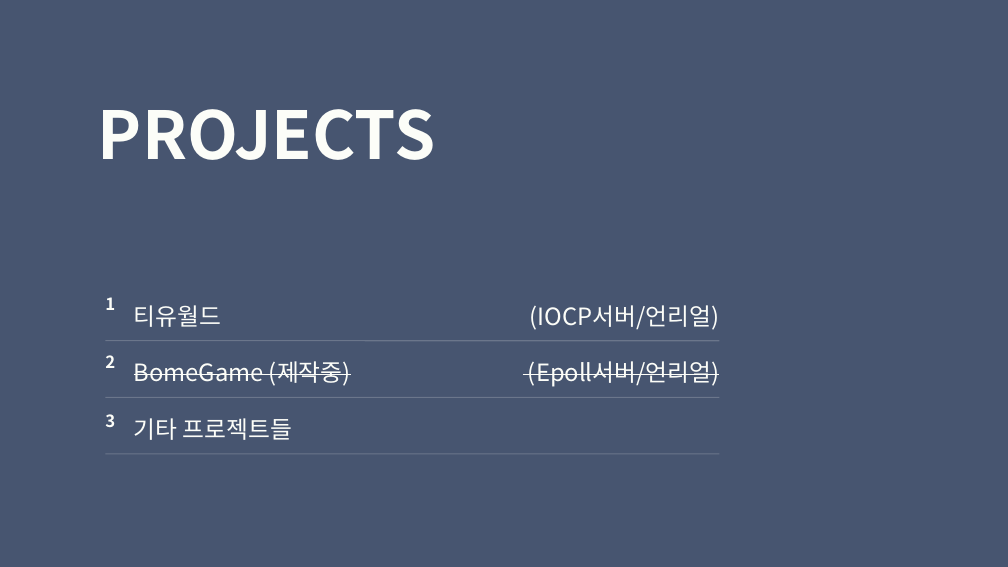
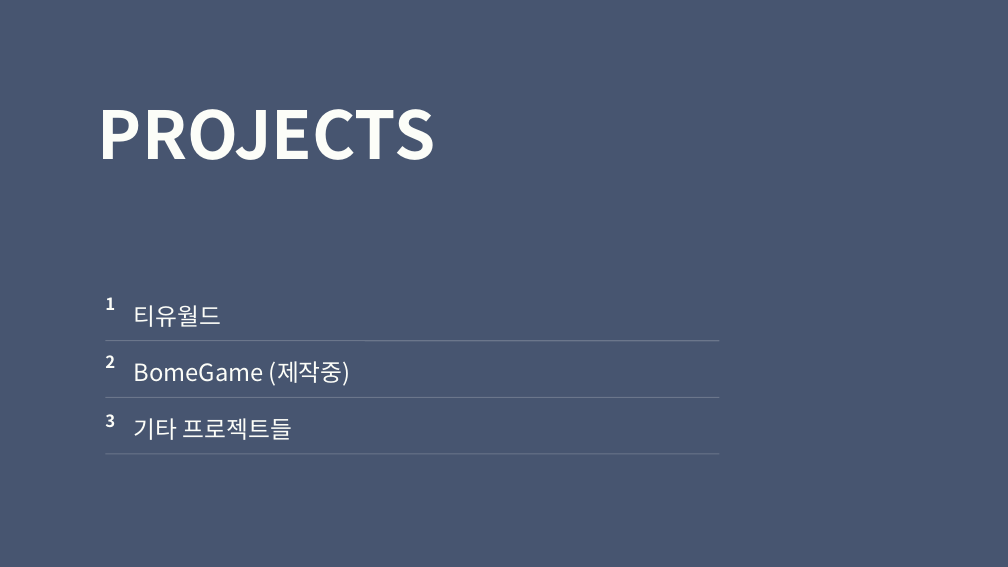
Before and after one commit to sungone/GP2025, a slide deck: slide 2 of 문서/포트폴리오/황수지/황수지포트폴리오.pptx. Drawn at 1008x567 pixels with LibreOffice and Linux fonts; fonts in the diff are those of the drawing. Boxes give left, top, right and bottom in pixels: in the first picture for what was removed or moved away, otherwise in the second. Text is boxed around its words. In the diff, an @@ line names an element or a change of style, - is before the commit and + after.

```diff
--- a/문서/포트폴리오/황수지/황수지포트폴리오.pptx
+++ b/문서/포트폴리오/황수지/황수지포트폴리오.pptx
@@ text removed at (530,305,720,330) @@
-(IOCP서버/언리얼)
@@ text "BomeGame (제작중)" at (134,361,351,386): strikethrough off @@
@@ text removed at (528,361,719,387) @@
-(Epoll서버/언리얼)
```
Also in this commit, not shown: 3 other slides changed, 3 slides removed.
